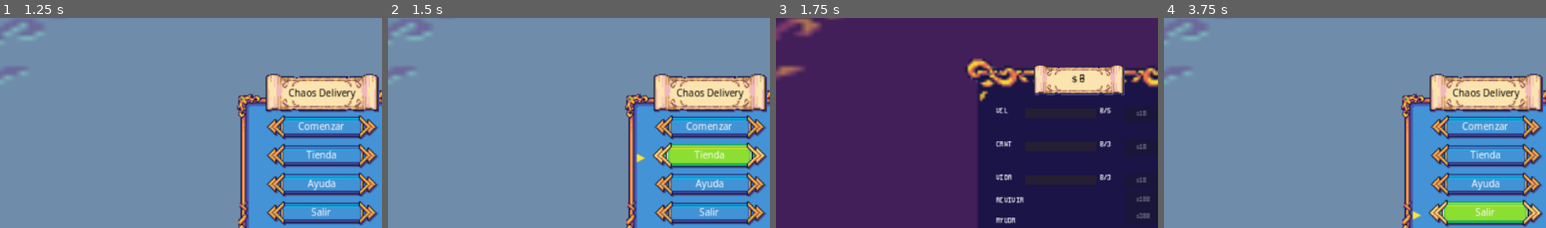
Above: before the commit, frames 1-4 (left to right).
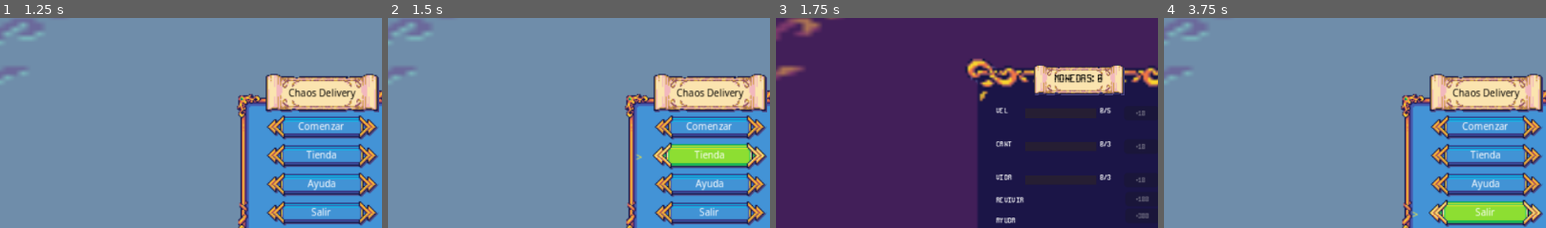
Above: after the commit, the same moments.

Repository: jaydev404/omega-kiro-game
Game: Godot game, scene res://Scenes/UI/ChaosMainMenu.tscn
Same seed, same stepped clock (60 frames per second), same inputs: the game is played once before the commit and once after it.
Inputs (mouse positions are % of the whole screen's width and height, from its top left):
- Up to frame 1 (1.25 s): tap Enter (ui_accept) at 0.5, 0.77 s; move the mouse to (2, 97) at 0.52 s; hold Right (ui_right) from 0.53 s (still down); hold E (interact) from 0.53 s (still down); click (2, 97) at 0.67 s
- Up to frame 2 (1.5 s): tap Enter (ui_accept) at 1.25 s; move the mouse to (30, 55) at 1.27 s; release Right (ui_right) at 1.28 s; release E (interact) at 1.28 s; hold Down (ui_down) from 1.28 s (still down); tap Shift (sprint) at 1.35 s
- Up to frame 3 (1.75 s): keep holding Down (ui_down); tap Enter (ui_accept) at 1.52 s
- Up to frame 4 (3.75 s): release Down (ui_down) at 2 s; click "Volver" at 2 s; tap Enter (ui_accept) at 2.75, 3.5 s; move the mouse to (60, 28) at 2.77 s; hold Right (ui_right) 2.78-3.53 s; tap Keypad Enter at 2.85 s; move the mouse to (45, 70) at 3.52 s; hold Up (ui_up) from 3.53 s (still down); tap E (interact) at 3.6 s; click (45, 70) at 3.67 s
The pictures show only the part of the screen within x 8-58%, y 13-63%; the shares and areas given below are measured in that part.

Frame 1 is identical in both runs. In frame 2, less than 0.1% of the frame differs, in the area x 65-68%, y 64-70%; in frame 3, 0.5%, in the area x 72-98%, y 26-96%; in frame 4, less than 0.1%.

Commit message:
fix: replace unicode arrows with <> and dollar sign with + in shop
- Navigation arrows: triangle right/left -> > < in all UI scripts and scenes
- HelpScreen nav hint: up/down arrows -> W/S o Flechas
- Shop CoinsLabel: dollar sign -> 'monedas:'
- Shop buy buttons: dollar sign -> + prefix (e.g. +10, +100, +300)
- Shop cost labels in tscn: () -> (+N)

Diff:
--- a/Scenes/UI/HelpScreen.tscn
+++ b/Scenes/UI/HelpScreen.tscn
@@ -83,13 +83,13 @@
 custom_minimum_size = Vector2(20, 16)
 layout_mode = 2
 theme_override_font_sizes/font_size = 9
-text = "◀"
+text = "<"
 
 [node name="TabLabel" type="Label" parent="Panel/NavRow" unique_id=444416511]
 custom_minimum_size = Vector2(120, 0)
 layout_mode = 2
 theme_override_font_sizes/font_size = 9
-text = "◀  CÓMO JUGAR  ▶"
+text = "<  COMO JUGAR  >"
 horizontal_alignment = 1
 vertical_alignment = 1
 
@@ -97,7 +97,7 @@
 custom_minimum_size = Vector2(20, 16)
 layout_mode = 2
 theme_override_font_sizes/font_size = 9
-text = "▶"
+text = ">"
 
 [node name="Separator" type="ColorRect" parent="Panel" unique_id=886687950]
 custom_minimum_size = Vector2(0, 1)
@@ -196,7 +196,7 @@
 layout_mode = 2
 theme_override_colors/font_color = Color(0.5, 0.5, 0.5, 1)
 theme_override_font_sizes/font_size = 6
-text = "Navega con ↑ ↓  •  Confirma con Enter o Espacio"
+text = "Navega con W/S o Flechas  -  Confirma con Enter o Espacio"
 horizontal_alignment = 1
 
 [node name="Tab1" type="VBoxContainer" parent="Panel/Content" unique_id=1095834699]
--- a/Scenes/UI/Shop.tscn
+++ b/Scenes/UI/Shop.tscn
@@ -33,7 +33,7 @@
 theme_override_colors/font_color = Color(0, 0, 0, 1)
 theme_override_fonts/font = ExtResource("5")
 theme_override_font_sizes/font_size = 8
-text = "$0"
+text = "monedas: 0"
 horizontal_alignment = 1
 
 [node name="VelRow" type="Node2D" parent="." unique_id=34805604]
@@ -90,7 +90,7 @@
 pivot_offset = Vector2(-55, -33)
 theme_override_fonts/font = ExtResource("5")
 theme_override_font_sizes/font_size = 5
-text = "($10)"
+text = "(+10)"
 horizontal_alignment = 1
 
 [node name="CantRow" type="Node2D" parent="." unique_id=356126835]
@@ -147,7 +147,7 @@
 pivot_offset = Vector2(-55, -61)
 theme_override_fonts/font = ExtResource("5")
 theme_override_font_sizes/font_size = 5
-text = "($10)"
+text = "(+10)"
 horizontal_alignment = 1
 
 [node name="HpRow" type="Node2D" parent="." unique_id=1175493777]
@@ -204,7 +204,7 @@
 pivot_offset = Vector2(-55, -89)
 theme_override_fonts/font = ExtResource("5")
 theme_override_font_sizes/font_size = 5
-text = "($15)"
+text = "(+15)"
 horizontal_alignment = 1
 
 [node name="ReviveRow" type="Node2D" parent="." unique_id=537038412]
@@ -228,7 +228,7 @@
 pivot_offset = Vector2(-29, -106)
 theme_override_fonts/font = ExtResource("5")
 theme_override_font_sizes/font_size = 5
-text = "($100)"
+text = "(+100)"
 horizontal_alignment = 1
 
 [node name="BtnBuyRevive" type="Button" parent="ReviveRow" unique_id=107881879]
@@ -260,7 +260,7 @@
 offset_bottom = 9.0
 theme_override_fonts/font = ExtResource("5")
 theme_override_font_sizes/font_size = 5
-text = "($300)"
+text = "(+300)"
 horizontal_alignment = 1
 
 [node name="BtnBuyHelper" type="Button" parent="HelperRow" unique_id=1166418065]
--- a/Scripts/UI/ChaosMainMenu.gd
+++ b/Scripts/UI/ChaosMainMenu.gd
@@ -27,7 +27,7 @@
 
 	# Crear la flecha de selección
 	_arrow_label = Label.new()
-	_arrow_label.text = "▶"
+	_arrow_label.text = ">"
 	_arrow_label.add_theme_color_override("font_color", Color(1, 0.9, 0.2, 1))
 	_arrow_label.add_theme_font_size_override("font_size", 9)
 	_arrow_label.visible = false
--- a/Scripts/UI/HelpScreen.gd
+++ b/Scripts/UI/HelpScreen.gd
@@ -61,7 +61,7 @@
 		if _tabs[i]:
 			_tabs[i].visible = (i == index)
 	if _tab_label:
-		_tab_label.text = "◀  " + TAB_NAMES[index] + "  ▶"
+		_tab_label.text = "<  " + TAB_NAMES[index] + "  >"
 	if _btn_prev:
 		_btn_prev.disabled = false
 	if _btn_next:
--- a/Scripts/UI/KeyboardMenu.gd
+++ b/Scripts/UI/KeyboardMenu.gd
@@ -22,7 +22,7 @@
 		if child is Button:
 			_buttons.append(child as Button)
 			var arrow := Label.new()
-			arrow.text = "▶"
+			arrow.text = ">"
 			arrow.add_theme_color_override("font_color", Color(1, 0.9, 0.2, 1))
 			arrow.add_theme_font_size_override("font_size", 8)
 			arrow.visible = false
--- a/Scripts/UI/PowerUpMenu.gd
+++ b/Scripts/UI/PowerUpMenu.gd
@@ -17,7 +17,7 @@
 	# Crear labels de flecha para cada botón
 	for i in _buttons.size():
 		var arrow := Label.new()
-		arrow.text = "▶"
+		arrow.text = ">"
 		arrow.add_theme_color_override("font_color", Color(1, 0.9, 0.2, 1))
 		arrow.add_theme_font_size_override("font_size", 8)
 		arrow.visible = false
--- a/Scripts/UI/Shop.gd
+++ b/Scripts/UI/Shop.gd
@@ -196,7 +196,7 @@
 	if _hp_level_label:
 		_hp_level_label.text   = str(hp_level)   + "/" + str(MAX_HP_LEVEL)
 	if _coins_label:
-		_coins_label.text      = "$ " + str(coins)
+		_coins_label.text      = "monedas: " + str(coins)
 
 	var vel_cost  := _get_cost(vel_level)
 	var cant_cost := _get_cost(cant_level)
@@ -214,21 +214,21 @@
 			_btn_buy_vel.text = "MAX"
 			_btn_buy_vel.disabled = true
 		else:
-			_btn_buy_vel.text = "$" + str(vel_cost)
+			_btn_buy_vel.text = "+" + str(vel_cost)
 			_btn_buy_vel.disabled = coins < vel_cost
 	if _btn_buy_cant:
 		if cant_level >= MAX_CANT_LEVEL:
 			_btn_buy_cant.text = "MAX"
 			_btn_buy_cant.disabled = true
 		else:
-			_btn_buy_cant.text = "$" + str(cant_cost)
+			_btn_buy_cant.text = "+" + str(cant_cost)
 			_btn_buy_cant.disabled = coins < cant_cost
 	if _btn_buy_hp:
 		if hp_level >= MAX_HP_LEVEL:
 			_btn_buy_hp.text = "MAX"
 			_btn_buy_hp.disabled = true
 		else:
-			_btn_buy_hp.text = "$" + str(hp_cost)
+			_btn_buy_hp.text = "+" + str(hp_cost)
 			_btn_buy_hp.disabled = coins < hp_cost
 	if _revive_cost_label:
 		_revive_cost_label.visible = false
@@ -237,7 +237,7 @@
 			_btn_buy_revive.text = "Comprado"
 			_btn_buy_revive.disabled = true
 		else:
-			_btn_buy_revive.text = "$" + str(REVIVE_COST)
+			_btn_buy_revive.text = "+" + str(REVIVE_COST)
 			_btn_buy_revive.disabled = coins < REVIVE_COST
 	if _helper_cost_label:
 		_helper_cost_label.visible = false
@@ -246,7 +246,7 @@
 			_btn_buy_helper.text = "Comprado"
 			_btn_buy_helper.disabled = true
 		else:
-			_btn_buy_helper.text = "$" + str(HELPER_COST)
+			_btn_buy_helper.text = "+" + str(HELPER_COST)
 			_btn_buy_helper.disabled = coins < HELPER_COST
 
 # ------------------------------------------------------------------ persistencia
